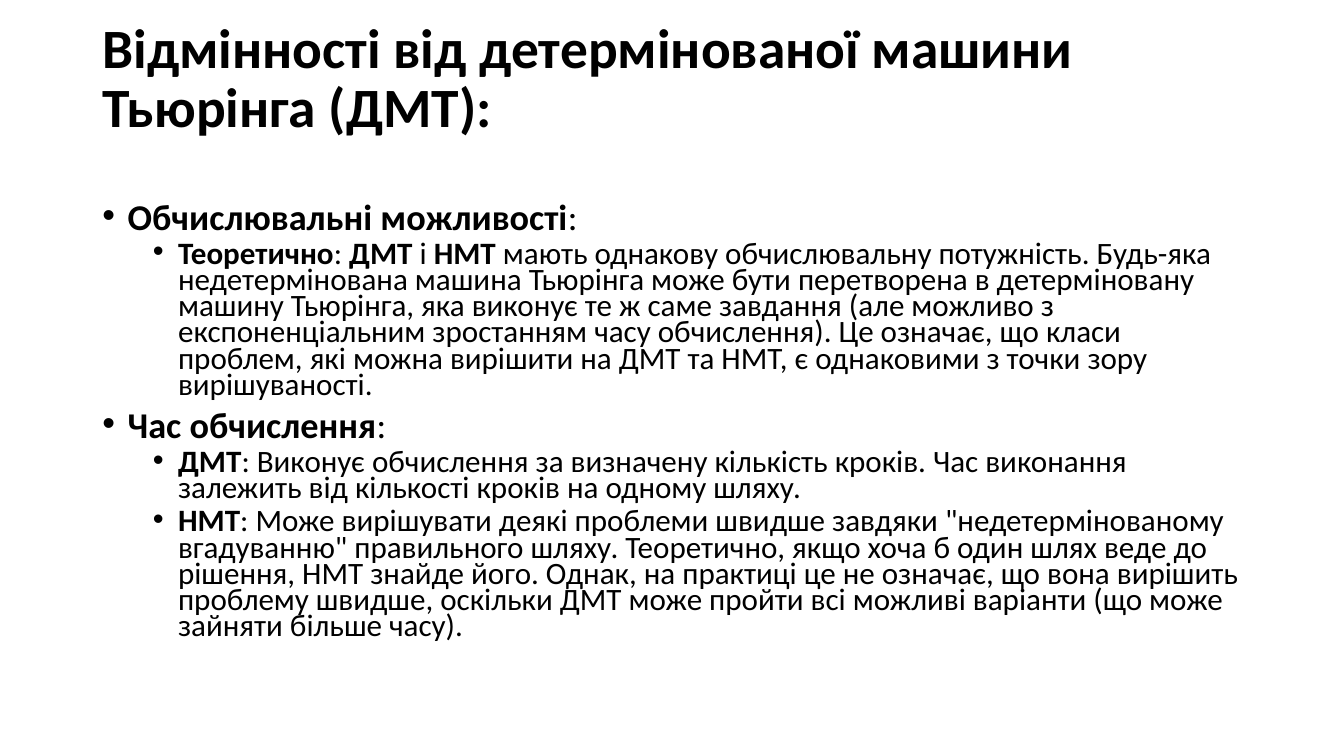
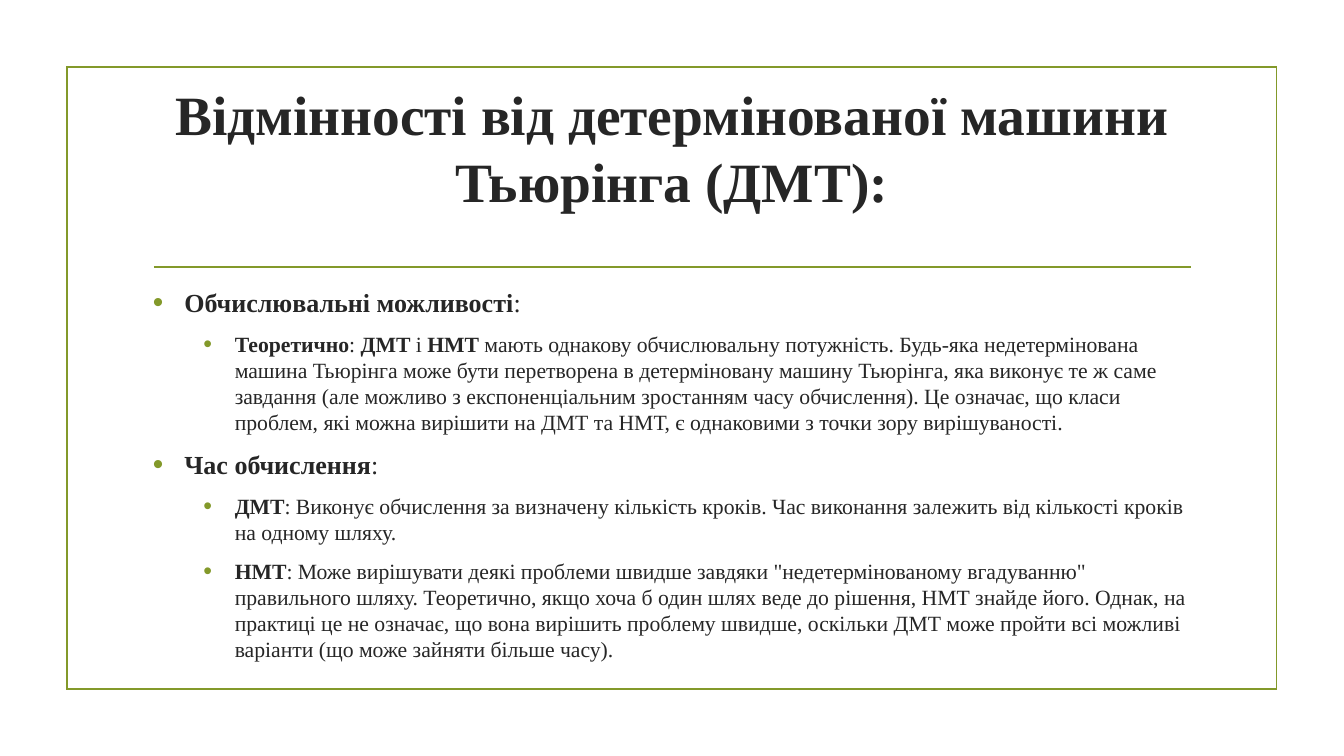
Before and after one commit to mecchmatProjects/Facultative, a slide deck: slide 26 of Lect0.pptx. Drawn at 1344x756 pixels with LibreOffice and Linux fonts; fonts in the diff are those of the drawing; background and template pictures are left out. Boxes give left, top, right and bottom in pixels: in the first picture for what was removed or moved away, otherwise in the second. Text is boxed around its words. In the diff, an @@ line names an element or a change of style, - is before the commit and + after.

Commit message:
lecture 0: style update

```diff
--- a/Lect0.pptx
+++ b/Lect0.pptx
@@ rectangle added at box(67, 68, 1276, 690), outline #83992A 1.25 pt @@
@@ title "Відмінності від детермінованої машини Тьюрінга ...": place and size @@
-title "Відмінності від детермінованої машини Тьюрінга ..." at box(102, 29, 1073, 136)
+title "Відмінності від детермінованої машини Тьюрінга ..." at box(175, 96, 1168, 212)
@@ title "Відмінності від детермінованої машини Тьюрінга ..." at box(175, 96, 1168, 212): font Calibri to Times New Roman, text colour #000000 to #262626; alignment left to centre; line spacing 0.9 to 1 @@
@@ line added from (154, 267) to (1191, 267), #83992A 1.25 pt @@
@@ text "Обчислювальні можливості:": place and size @@
-text "Обчислювальні можливості:" at box(128, 204, 1238, 641)
+text "Обчислювальні можливості:" at box(184, 293, 1185, 662)
@@ text "Обчислювальні можливості:" at box(184, 293, 1185, 662): size 25.9 to 18.6 pt in "Обчислювальні можливості:", "Час обчислення:"; font Calibri to Times New Roman, text colour #000000 to #262626, size 22.2 to 15.5 pt; indent changed; line spacing 0.7 to 1; more space between paragraphs @@
```
Also in this commit, not shown: 29 other slides changed.
